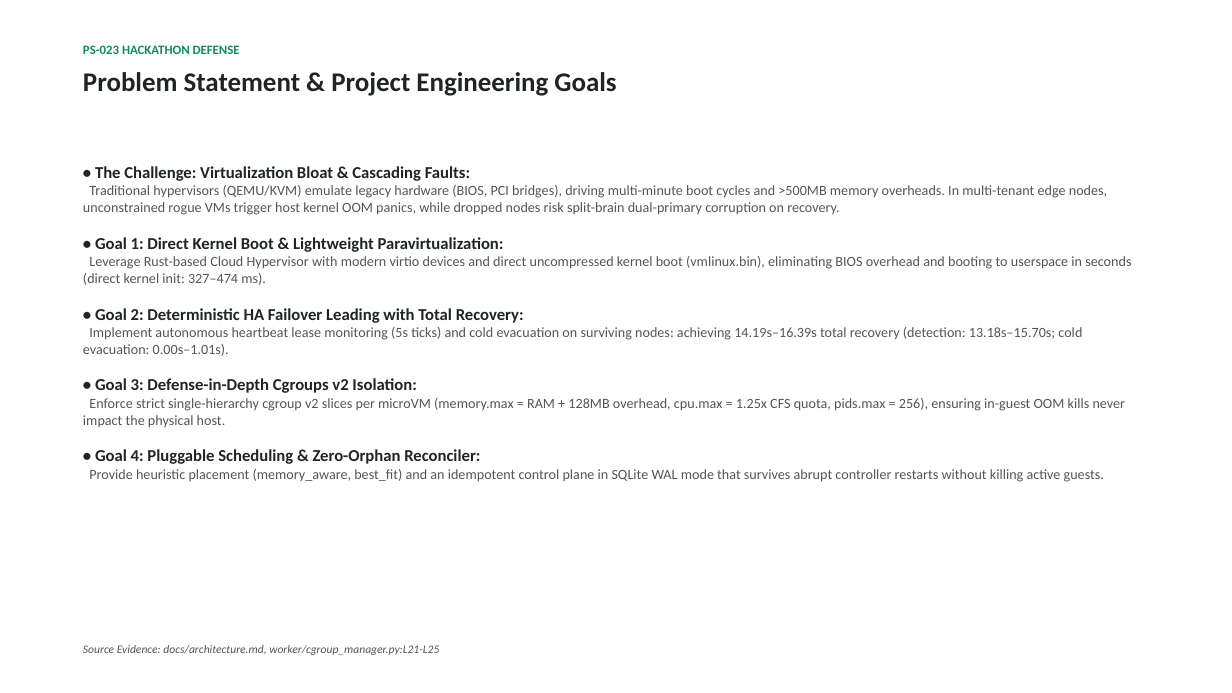
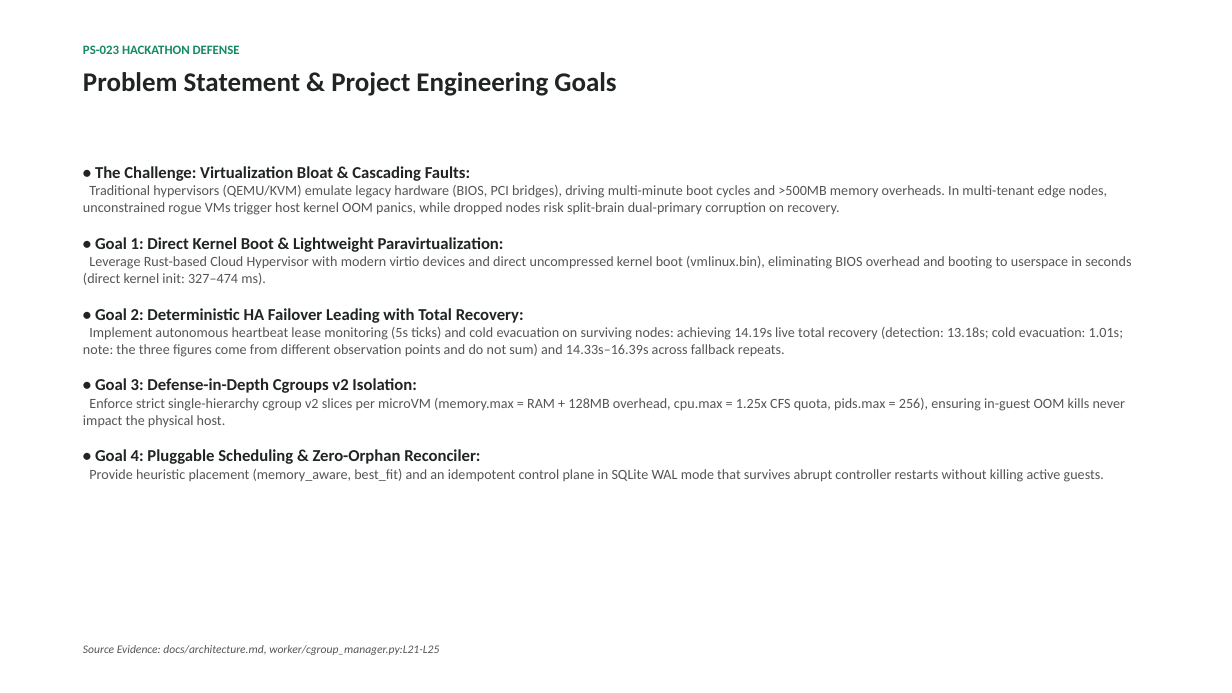
Before and after one commit to aiori-hackathon/A3-PS023-TC246, a slide deck: slide 2 of docs/deck/ps023_draft.pptx. Drawn at 1232x693 pixels with LibreOffice and Linux fonts; fonts in the diff are those of the drawing. Boxes give left, top, right and bottom in pixels: in the first picture for what was removed or moved away, otherwise in the second. Text is boxed around its words. In the diff, an @@ line names an element or a change of style, - is before the commit and + after.

```diff
--- a/docs/deck/ps023_draft.pptx
+++ b/docs/deck/ps023_draft.pptx
@@ text at box(83, 327, 1123, 357): text changed @@
-Implement autonomous heartbeat lease monitoring (5s ticks) and cold evacuation on surviving nodes: achieving 14.19s–16.39s total recovery (detection: 13.18s–15.70s; cold evacuation: 0.00s–1.01s).
+Implement autonomous heartbeat lease monitoring (5s ticks) and cold evacuation on surviving nodes: achieving 14.19s live total recovery (detection: 13.18s; cold evacuation: 1.01s; note: the three figures come from different observation points and do not sum) and 14.33s–16.39s across fallback repeats.
```
Also in this commit, not shown: 6 other slides changed, 15 other files.
